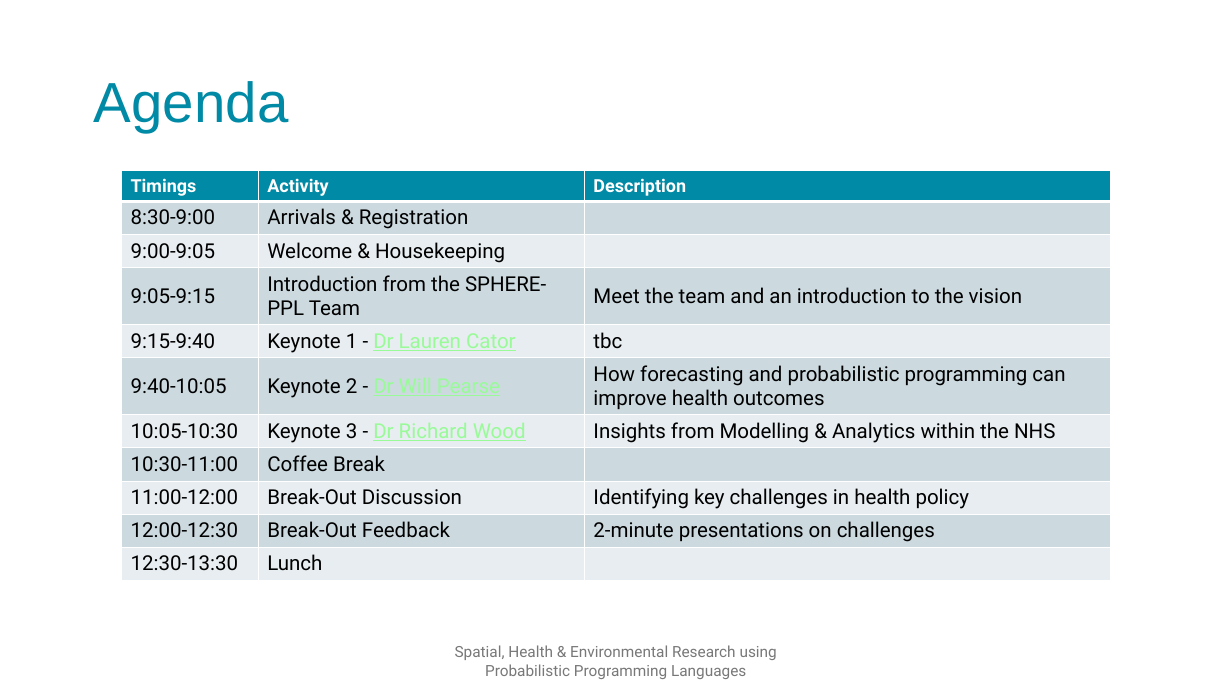
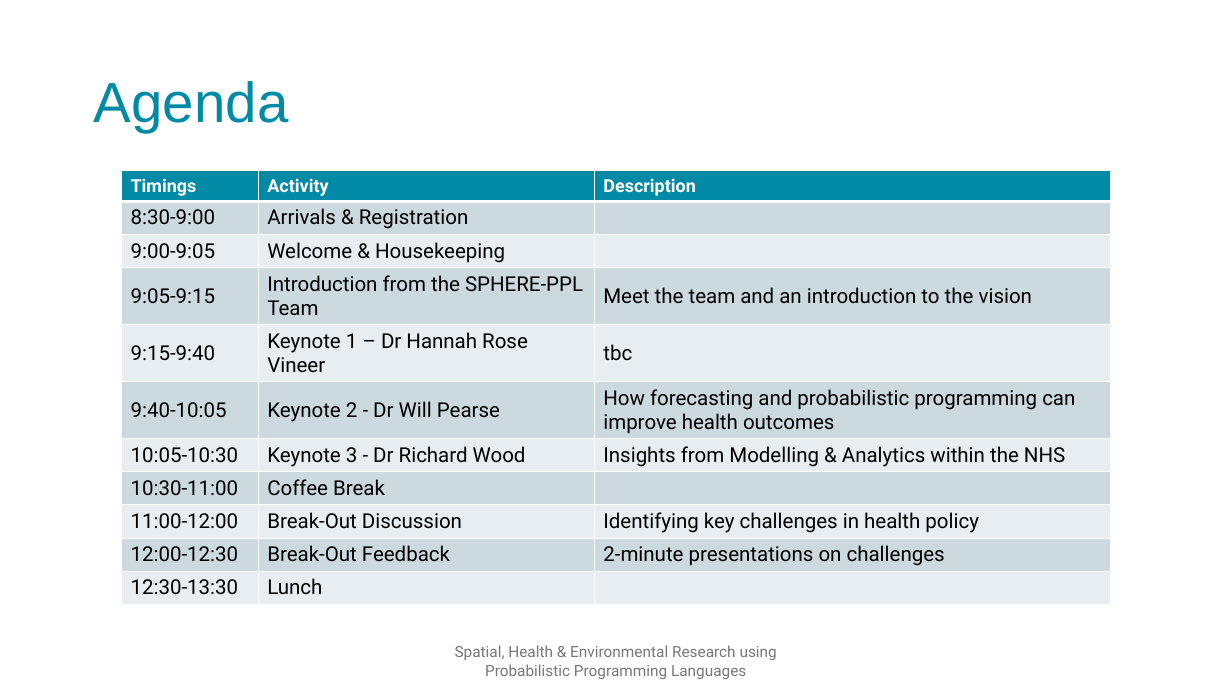
Before and after one commit to SPHERE-PPL/Annual-Meeting-Jan25, a slide deck: slide 7 of docs/Presentations/DayPlan/Full Presentation.pptx (slide 5 before the commit). Drawn at 1232x693 pixels with LibreOffice and Linux fonts; fonts in the diff are those of the drawing; background and template pictures are left out. Boxes give left, top, right and bottom in pixels: in the first picture for what was removed or moved away, otherwise in the second. Text is boxed around its words. In the diff, an @@ line names an element or a change of style, - is before the commit and + after.

```diff
--- a/docs/Presentations/DayPlan/Full Presentation.pptx
+++ b/docs/Presentations/DayPlan/Full Presentation.pptx
@@ table at <box>121,171,1111,599</box> @@
-row 5, column 2: Keynote 1 - Dr Lauren Cator
+row 5, column 2: Keynote 1 – Dr Hannah Rose Vineer
@@ text colour #98FB98 to #000000, underline off in "Dr Will Pearse", "Dr Richard Wood" @@
```
Also in this commit, not shown: 7 other slides changed, 3 slides added, 5 other files.
